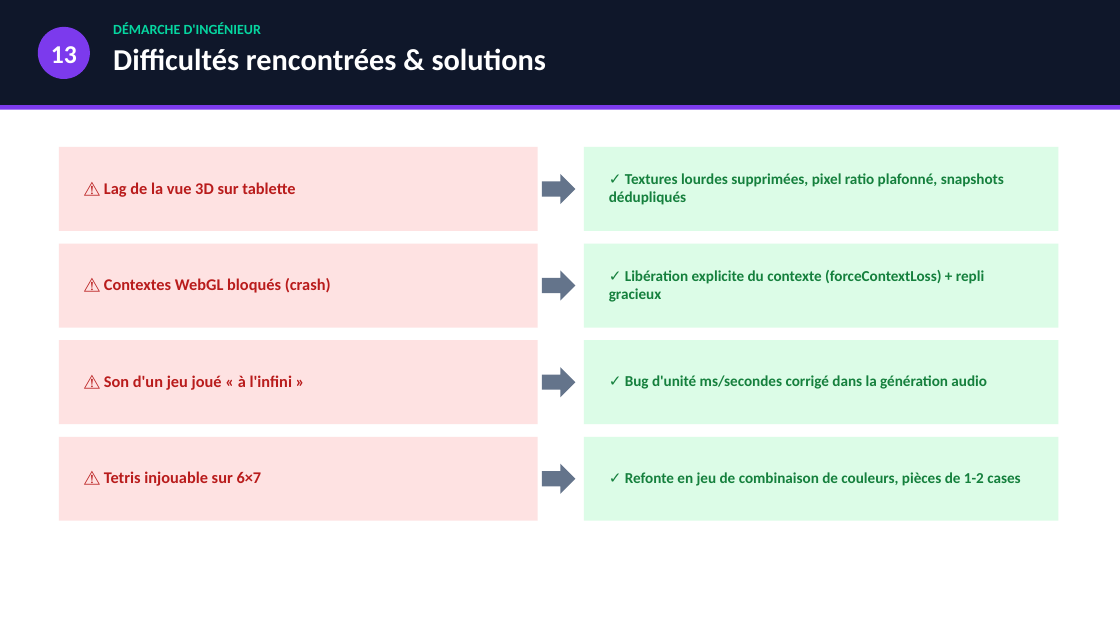
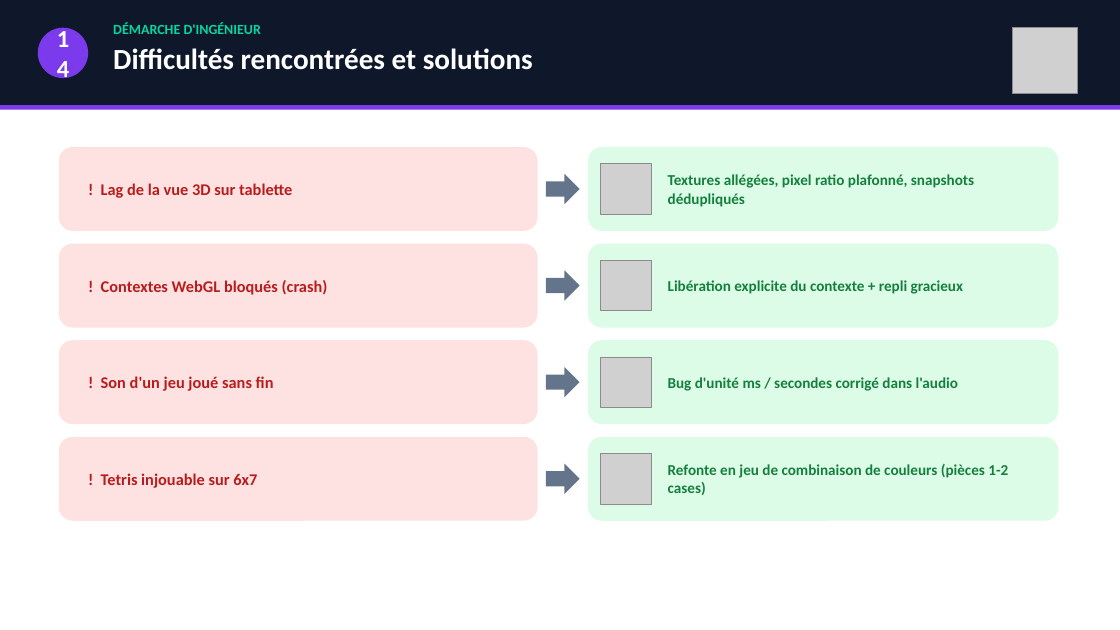
Before and after one commit to NewGenesisAgency/color_room, a slide deck: slide 18 of ColorRoom_Presentation_BTS_CIEL.pptx (slide 16 before the commit). Drawn at 1120x630 pixels with LibreOffice and Linux fonts; fonts in the diff are those of the drawing; grey boxes stand for pictures. Boxes give left, top, right and bottom in pixels: in the first picture for what was removed or moved away, otherwise in the second. Text is boxed around its words. In the diff, an @@ line names an element or a change of style, - is before the commit and + after.

```diff
--- a/ColorRoom_Presentation_BTS_CIEL.pptx
+++ b/ColorRoom_Presentation_BTS_CIEL.pptx
@@ picture added at (x1=1012, y1=28, x2=1078, y2=93) @@
@@ text in ellipse at (x1=51, y1=46, x2=77, y2=63): text changed; size 22 to 21 pt @@
-13
+14
@@ text at (x1=113, y1=48, x2=533, y2=70): text changed; size 26 to 25 pt @@
-Difficultés rencontrées & solutions
+Difficultés rencontrées et solutions
@@ rounded rectangle resized from (x1=584, y1=147, x2=1059, y2=231) to (x1=588, y1=147, x2=1059, y2=231) @@
@@ picture added at (x1=601, y1=164, x2=651, y2=214) @@
@@ text at (x1=668, y1=174, x2=974, y2=207): text changed @@
-✓ Textures lourdes supprimées, pixel ratio plafonné, snapshots dédupliqués
+Textures allégées, pixel ratio plafonné, snapshots dédupliqués
@@ text at (x1=101, y1=183, x2=292, y2=198): text changed @@
-⚠ Lag de la vue 3D sur tablette
+! Lag de la vue 3D sur tablette
@@ rounded rectangle resized from (x1=584, y1=244, x2=1059, y2=328) to (x1=588, y1=244, x2=1059, y2=328) @@
@@ picture added at (x1=601, y1=260, x2=651, y2=311) @@
@@ text at (x1=101, y1=280, x2=328, y2=295): text changed @@
-⚠ Contextes WebGL bloqués (crash)
+! Contextes WebGL bloqués (crash)
@@ text at (x1=668, y1=280, x2=963, y2=294): text changed @@
-✓ Libération explicite du contexte (forceContextLoss) + repli gracieux
+Libération explicite du contexte + repli gracieux
@@ rounded rectangle resized from (x1=584, y1=340, x2=1059, y2=424) to (x1=588, y1=340, x2=1059, y2=424) @@
@@ picture added at (x1=601, y1=357, x2=651, y2=408) @@
@@ text at (x1=101, y1=376, x2=274, y2=391): text changed @@
-⚠ Son d'un jeu joué « à l'infini »
+! Son d'un jeu joué sans fin
@@ text at (x1=668, y1=377, x2=958, y2=391): text changed @@
-✓ Bug d'unité ms/secondes corrigé dans la génération audio
+Bug d'unité ms / secondes corrigé dans l'audio
@@ rectangle to rounded rectangle in 8 elements at (x1=59, y1=147, x2=538, y2=231), (x1=59, y1=244, x2=538, y2=328), (x1=59, y1=340, x2=538, y2=424), (x1=59, y1=437, x2=538, y2=521), (x1=588, y1=147, x2=1059, y2=231), (x1=588, y1=244, x2=1059, y2=328), (x1=588, y1=340, x2=1059, y2=424), (x1=588, y1=437, x2=1059, y2=521) @@
@@ rounded rectangle resized from (x1=584, y1=437, x2=1059, y2=521) to (x1=588, y1=437, x2=1059, y2=521) @@
@@ text at (x1=101, y1=473, x2=257, y2=488): text changed @@
-⚠ Tetris injouable sur 6×7
+! Tetris injouable sur 6x7
@@ 4 right arrows moved together from (x1=542, y1=174, x2=576, y2=494) to (x1=546, y1=174, x2=580, y2=494) @@
@@ picture added at (x1=601, y1=454, x2=651, y2=504) @@
@@ text at (x1=668, y1=464, x2=1008, y2=495): text changed @@
-✓ Refonte en jeu de combinaison de couleurs, pièces de 1-2 cases
+Refonte en jeu de combinaison de couleurs (pièces 1-2 cases)
```
Also in this commit, not shown: 18 other slides changed, 2 slides added, 24 other files.
